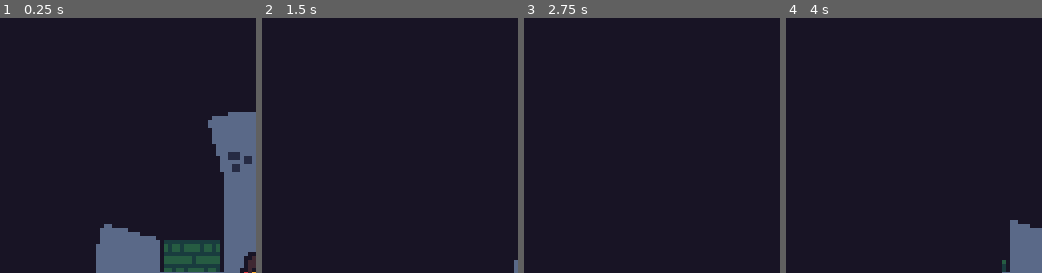
Above: before the commit, frames 1-4 (left to right).
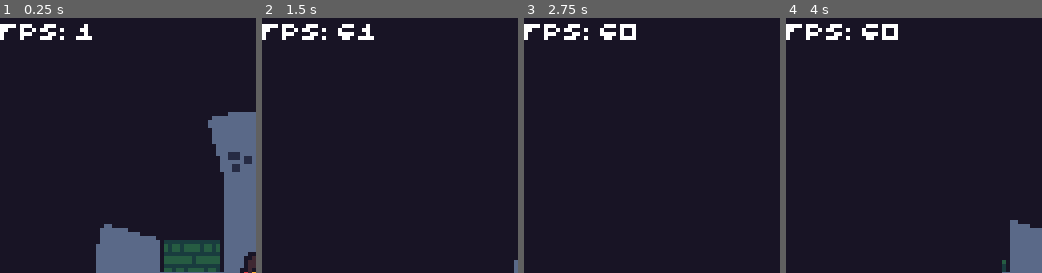
Above: after the commit, the same moments.

Repository: paperweights/loot
Game: Godot game, scene res://scenes/root.tscn
Same seed, same stepped clock (60 frames per second), same inputs: the game is played once before the commit and once after it.
Inputs:
- Up to frame 1 (0.25 s): no input
- Up to frame 2 (1.5 s): hold Right (ui_right) 0.53-1.28 s; hold Down (ui_down) from 1.28 s (still down)
- Up to frame 3 (2.75 s): release Down (ui_down) at 2.03 s; hold Right (ui_right) from 2.03 s (still down)
- Up to frame 4 (4 s): release Right (ui_right) at 2.78 s; hold Up (ui_up) 2.78-3.53 s; hold Left (ui_left) from 3.53 s (still down)
The pictures show only the part of the screen within x 0-50%, y 0-50%; the shares and areas given below are measured in that part.

The runs differ from the first frame. In frame 1, 0.9% of the frame differs, in the area x 0-36%, y 2-9%; in frame 2, 1.2%; in frame 3, 1.2%, in the area x 0-44%, y 2-9%; in frame 4, 1.2%.

Commit message:
Added fps counter
- Added loot font.

Diff:
--- /dev/null
+++ b/actors/fps/fps.gd
@@ -0,0 +1,7 @@
+extends Label
+
+
+func _process(delta) -> void:
+	var frames = Engine.get_frames_per_second()
+	text = "fps: %d" % frames
+	return
--- /dev/null
+++ b/actors/fps/fps.tscn
@@ -0,0 +1,20 @@
+[gd_scene load_steps=5 format=2]
+
+[ext_resource path="res://fonts/loot/loot.tres" type="DynamicFont" id=1]
+[ext_resource path="res://actors/fps/fps.gd" type="Script" id=2]
+[ext_resource path="res://materials/shaders/subtract.shader" type="Shader" id=3]
+
+[sub_resource type="ShaderMaterial" id=1]
+shader = ExtResource( 3 )
+shader_param/subtract_color = Color( 0, 1, 0, 0 )
+
+[node name="fps" type="Label"]
+material = SubResource( 1 )
+margin_right = 40.0
+margin_bottom = 14.0
+custom_fonts/font = ExtResource( 1 )
+text = "fps:180"
+script = ExtResource( 2 )
+__meta__ = {
+"_edit_use_anchors_": false
+}
--- /dev/null
+++ b/fonts/loot/loot.tres
@@ -0,0 +1,7 @@
+[gd_resource type="DynamicFont" load_steps=2 format=2]
+
+[ext_resource path="res://fonts/loot/loot.ttf" type="DynamicFontData" id=1]
+
+[resource]
+size = 5
+font_data = ExtResource( 1 )
--- a/scenes/root.tscn
+++ b/scenes/root.tscn
@@ -1,7 +1,8 @@
-[gd_scene load_steps=3 format=2]
+[gd_scene load_steps=4 format=2]
 
 [ext_resource path="res://scenes/test/lighting_test.tscn" type="PackedScene" id=1]
 [ext_resource path="res://materials/palette_swap.tres" type="Material" id=2]
+[ext_resource path="res://actors/fps/fps.tscn" type="PackedScene" id=3]
 
 [node name="ViewportContainer" type="ViewportContainer"]
 material = ExtResource( 2 )
@@ -17,3 +18,5 @@
 render_target_update_mode = 3
 
 [node name="level" parent="Viewport" instance=ExtResource( 1 )]
+
+[node name="fps" parent="Viewport" instance=ExtResource( 3 )]
Not shown, added: fonts/loot/license.txt
Binary file added: fonts/loot/loot.ttf
Not shown, added: fonts/loot/readme.txt
